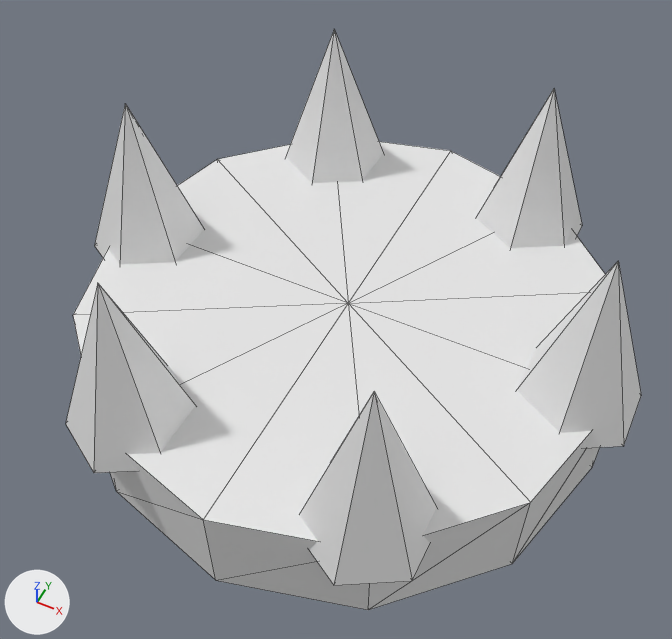
Before and after pictures for a commit that changed the OBJ model ballistica-cloud-tools/assets/attachments/crown.obj.
One viewpoint serves both versions: a camera (50 mm lens) standing at (0.15, -0.315, 0.436) and looking at (0.0, -0.016, 0.062). Every picture has the same lights, and +X, +Y and +Z are marked at lower left. The first picture is the older version. Mesh edges are drawn as thin lines. Where no turn or scale is listed for an object, it has been applied to the vertices.

Before the edit, the objects in view are built like this:
```python
me_crown = bpy.data.meshes.new('crown')
me_crown.from_pydata(...)  # a 12-sided cylinder along z spanning x -0.15..0.15, y -0.15..0.15, z 0.0..0.06; a 6-sided cone pointing to +z spanning x 0.1..0.16, y -0.035..0.035, z 0.05..0.15; a 6-sided cone pointing to +z spanning x 0.035..0.095, y -0.148..-0.078, z 0.05..0.15; a 6-sided cone pointing to +z spanning x -0.095..-0.035, y -0.148..-0.078, z 0.05..0.15; a 6-sided cone pointing to +z spanning x -0.16..-0.1, y -0.035..0.035, z 0.05..0.15; a 6-sided cone pointing to +z spanning x -0.095..-0.035, y 0.078..0.148, z 0.05..0.15; a 6-sided cone pointing to +z spanning x 0.035..0.095, y 0.078..0.148, z 0.05..0.15
ob_crown = bpy.data.objects.new('crown', me_crown)
ob_crown.location = (0.0, 0.0, 0.0)
```
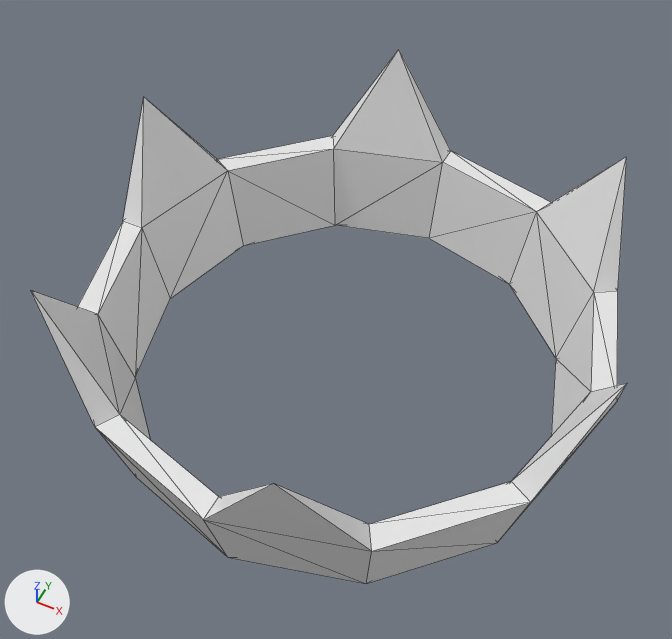
Where the change shows, as pixel boxes (x1, y1, x2, y2) in the pictures (672 x 639 px):
'crown', reshaped (8% shorter): before (66, 29, 641, 610); after (31, 49, 627, 584)
part 1 of me_crown, deleted: before (66, 29, 641, 585)
part 2 of me_crown, cut back: before (73, 142, 605, 610); after (31, 49, 627, 584)

The change, as a list of edits to the scene's bpy script:
```text
Change me_crown:
    used by ob_crown; location = (0.0, 0.0, 0.0)
    remove me_crown.from_pydata(...)  # 74 vertices, 120 faces; spans x -0.16..0.16, y -0.15..0.15, z 0.0..0.15
    add me_crown.from_pydata(...)  # 54 vertices, 108 faces; spans x -0.151..0.151, y -0.151..0.151, z 0.003..0.122
    me_crown part 1: 6 loose pieces with 48 vertices, spanning x -0.16..0.16, y -0.148..0.148, z 0.05..0.15, are deleted
    me_crown part 2
    14 vertices are removed from x -0.15..0.15, y -0.15..0.15, z 0.0..0.06
    48 faces are deleted
    42 vertices are added at x -0.151..0.151, y -0.151..0.151, z 0.003..0.122
    108 new faces join them
```
